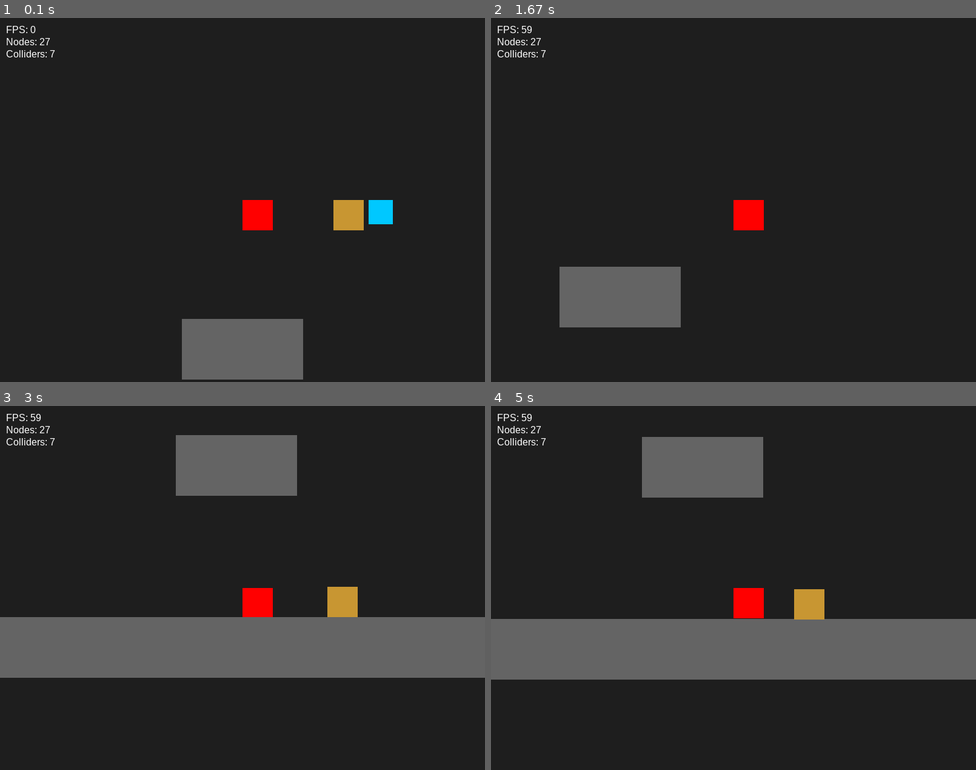
Above: before the commit, frames 1-4 (two rows, left to right).
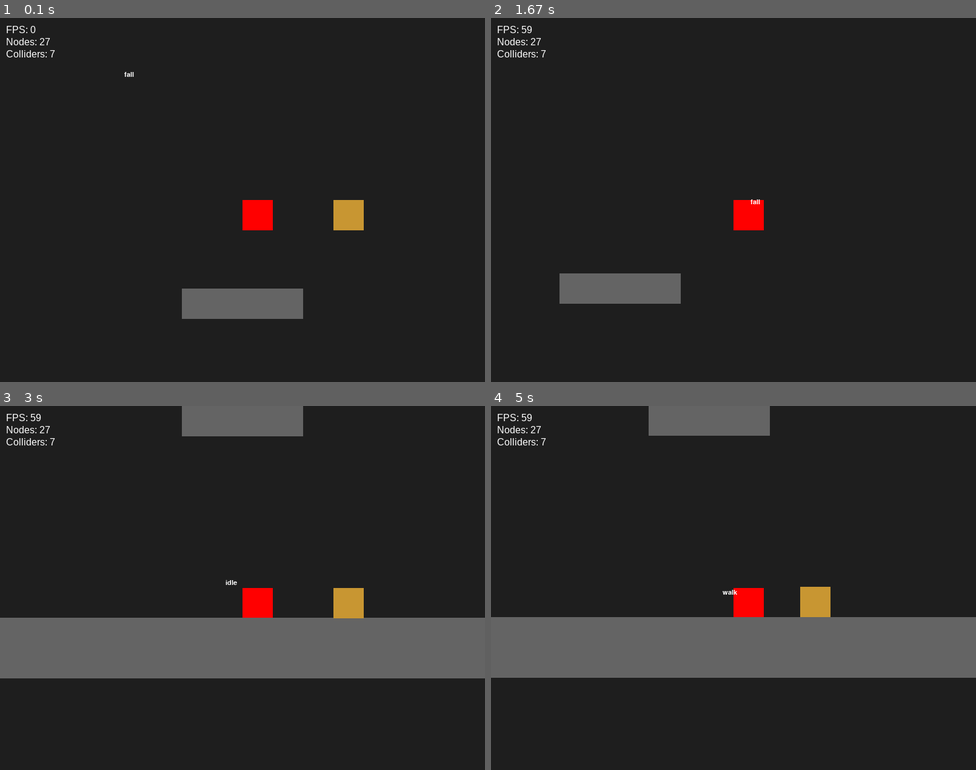
Above: after the commit, the same moments.

Repository: nalqit/py-engine
Game: pygame game, started from src/game/main.py
Same seed, same stepped clock (60 frames per second), same inputs: the game is played once before the commit and once after it.
Inputs:
- Up to frame 1 (0.1 s): no input
- Up to frame 2 (1.67 s): hold Right 0.33-0.8 s; hold Up 0.83-1.13 s; hold Right 1.17-1.63 s
- Up to frame 3 (3 s): hold Left 1.67-2.2 s; hold Down 2.23-2.53 s; hold Left 2.57-2.97 s
- Up to frame 4 (5 s): hold Up 3-3.37 s; hold Right 3.4-4.03 s; hold Down 4.07-4.43 s; hold Left 4.47-4.93 s; hold Right from 4.97 s (still down)

The runs differ from the first frame. In frame 1, 6.6% of the frame differs, in the area x 25-81%, y 14-100%; in frame 2, 2.1%; in frame 3, 6.7%; in frame 4, 7.5%, in the area x 0-100%, y 0-76%.

Commit message:
feat: Add a 2D physics system featuring `PhysicsBody2D`, `InputController`, and dynamic collision handling for entities.

Diff:
--- a/src/engine/physics/input_controller.py
+++ b/src/engine/physics/input_controller.py
@@ -14,15 +14,12 @@
         if self.input.is_pressed("move_right"):
             dx += 1
 
-        # Set body horizontal velocity
         body.intent_x = dx
 
+    # Jump (نية فقط)
+        if self.input.is_pressed("move_up") and body.on_ground:
+            body.intent_y = body.jump_force
 
-        # Jump logic
-        if self.input.is_pressed("move_up") and body.on_ground:
-            body.velocity_y = body.jump_force
-            body.on_ground = False
-
-        # Super jump / fast fall? (keeping user's recent change)
-        if self.input.is_pressed("move_down"):
-            body.velocity_y += body.gravity * 2 * delta
+    # Fast fall (نية فقط)
+        if self.input.is_pressed("move_down") and not body.on_ground:
+            body.intent_y = body.gravity
--- a/src/engine/physics/physics_body_2d.py
+++ b/src/engine/physics/physics_body_2d.py
@@ -12,6 +12,8 @@
         self.controller = None
         self.intent_x = 0
         self.intent_y = 0
+        self.debug_state_name = ""
+
 
 
         # FSM
@@ -41,6 +43,11 @@
 
         self.velocity_x = self.intent_x * self.speed
 
+        # jump intent (مرة واحدة)
+        if self.intent_y != 0:
+            self.velocity_y = self.intent_y
+
+
 
 
 
@@ -57,6 +64,8 @@
         # and updates the state accordingly.
         self.state_machine.update(delta)
         self.intent_y = 0
+        self.debug_state_name = self.state_machine.current_state.name
+
     def _check_ground(self):
         return self.collision_world.check_collision(
         self.collider,
--- /dev/null
+++ b/src/engine/ui/debug_draw.py
@@ -0,0 +1,22 @@
+import pygame
+
+class DebugDraw:
+    enabled = True
+
+    @staticmethod
+    def draw_collider(screen, collider, camera):
+        if not DebugDraw.enabled:
+            return
+
+        rect = collider.get_rect().copy()
+        rect.x -= camera.x
+        rect.y -= camera.y
+
+        if collider.is_trigger:
+            color = (255, 0, 0)
+        elif collider.is_static:
+            color = (0, 255, 0)
+        else:
+            color = (0, 0, 255)
+
+        pygame.draw.rect(screen, color, rect, 2)
--- a/src/game/main.py
+++ b/src/game/main.py
@@ -8,6 +8,7 @@
 from src.game.entities.npc import NPC
 from src.engine.ui.stats_hud import StatsHUD
 # from src.engine.physics.ai_controller import AIController
+from src.engine.ui.debug_draw import DebugDraw
 
 from src.engine.input.input_manager import InputManager
 from src.engine.collision.collider2d import Collider2D
@@ -106,7 +107,9 @@
     create_wall("Floor", -1000, 500, 2000, 100)
     create_wall("Wall1", -1000, 420, 80, 80)
     create_wall("Wall1", 1000, 420, 80, 80)
-    create_wall("platform",0,200,200,100)
+    create_wall("platform",0,150,200,50)
+
+
 
     # ======================
     # NPC
@@ -117,7 +120,7 @@
 
     npc = NPC(
         "NPC",
-        x=300,
+        x=500,
         y=0,
         collider=npc_col,
         collision_world=collision_world
@@ -139,7 +142,7 @@
 )
 
     box_col.layer = "box"
-    box_col.mask = {"wall", "player", "box","npc"}
+    box_col.mask = {"wall", "player", "box2","npc"}
 
     box = Box(
         "Box",
@@ -154,6 +157,21 @@
     box_vis = RectangleNode("BoxVis", 0, 0, 50, 50, (200, 150, 50))
     box.add_child(box_vis)
 
+    #======================
+    #box2
+    #======================
+#     box2_col = Collider2D(
+#     "Box2Col",
+#     0, 0,
+#     50, 50,
+#     is_static=False   # ❗ مهم
+# )
+
+    # box2_col.layer = "box2"
+
+
+
+
     # ======================
     # Ghost (No Collision)
     # ======================
@@ -184,20 +202,36 @@
     # ======================
     root.print_tree()
     running = True
+
     while running:
-        dt = clock.tick(60) / 1000.0
-
+        dt = clock.tick(60) / 1000
+
+        # UPDATE
+        root.update(dt)
         for event in pygame.event.get():
             if event.type == pygame.QUIT:
                 running = False
 
-        root.update(dt)
-        collision_world.process_collisions()
-
+        # DRAW
         screen.fill((30, 30, 30))
-        root.render(screen)
+
+        root.render(screen)   # ← ترسم العالم
+
+        # ===== هنا ترسم الـ FSM TEXT =====
+        font = pygame.font.SysFont(None, 16)
+
+        text = font.render(player.state_machine.current_state.name, True, (255, 255, 255))
+        screen.blit(
+            text,
+            (
+                player.local_x - camera.local_x,
+                player.local_y - 20 - camera.local_y
+            )
+        )
+        # =================================
+
+
         pygame.display.flip()
-        print(player.state_machine.current_state.name,player.velocity_x,player.velocity_y)
 
     pygame.quit()
     sys.exit()
Not shown, changed: README.md
